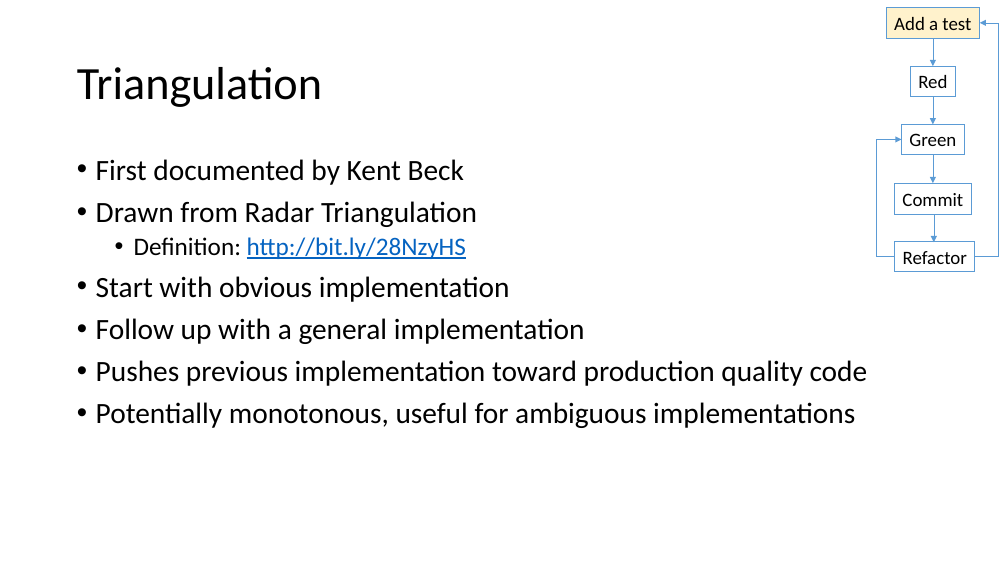
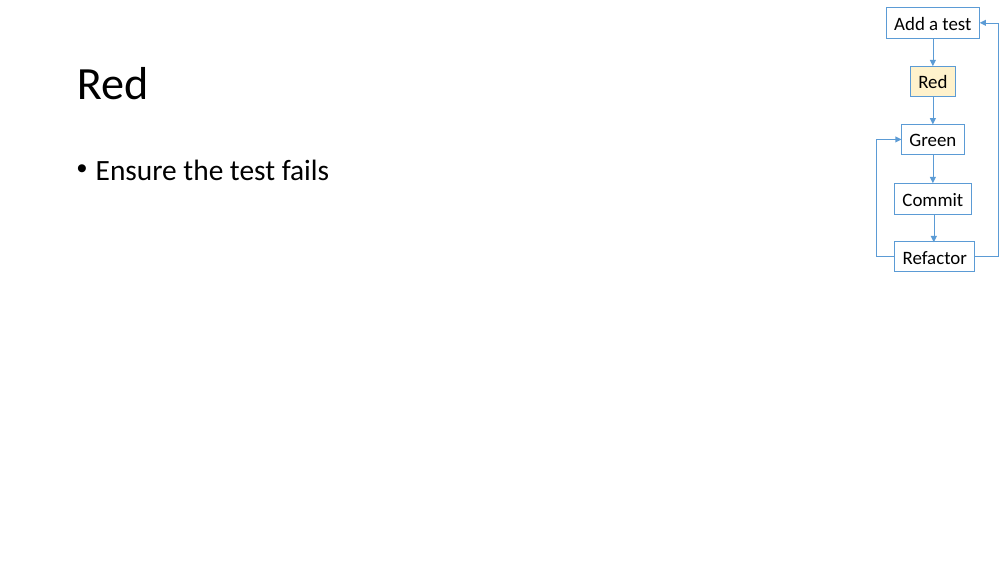
Before and after one commit to LlanddewiLovesYou/TDD_Darts, a slide deck: slide 23 of curriculum.pptx (slide 14 before the commit). Drawn at 1008x567 pixels with LibreOffice and Linux fonts; fonts in the diff are those of the drawing. Boxes give left, top, right and bottom in pixels: in the first picture for what was removed or moved away, otherwise in the second. Text is boxed around its words. In the diff, an @@ line names an element or a change of style, - is before the commit and + after.

```diff
--- a/curriculum.pptx
+++ b/curriculum.pptx
@@ rectangle "Add a test" at [886, 8, 980, 38]: fill #FFF2CC to none @@
@@ title at [77, 67, 149, 100]: text changed @@
-Triangulation
+Red
@@ rectangle "Red" at [910, 66, 955, 96]: fill none to #FFF2CC @@
@@ text at [96, 159, 329, 181]: text changed @@
-• First documented by Kent Beck
-• Drawn from Radar Triangulation
-  • Definition: http://bit.ly/28NzyHS
-• Start with obvious implementation
-• Follow up with a general implementation
-• Pushes previous implementation toward production quality code
-• Potentially monotonous, useful for ambiguous implementations
+• Ensure the test fails
```
Also in this commit, not shown: 10 other slides changed, 12 slides added.
